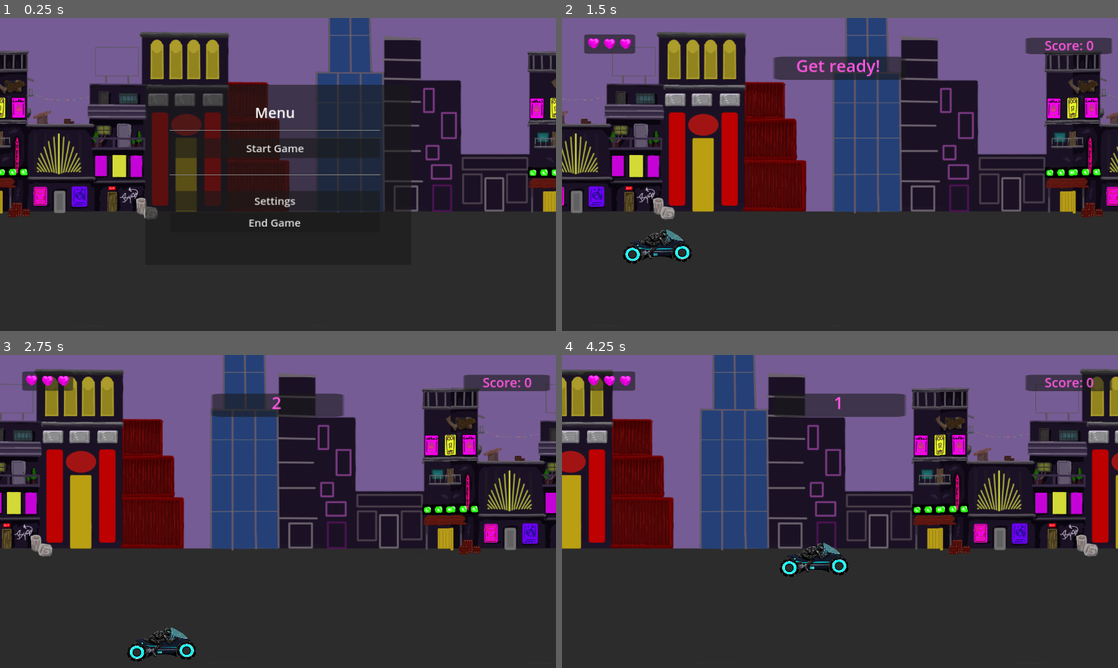
Above: before the commit, frames 1-4 (two rows, left to right).
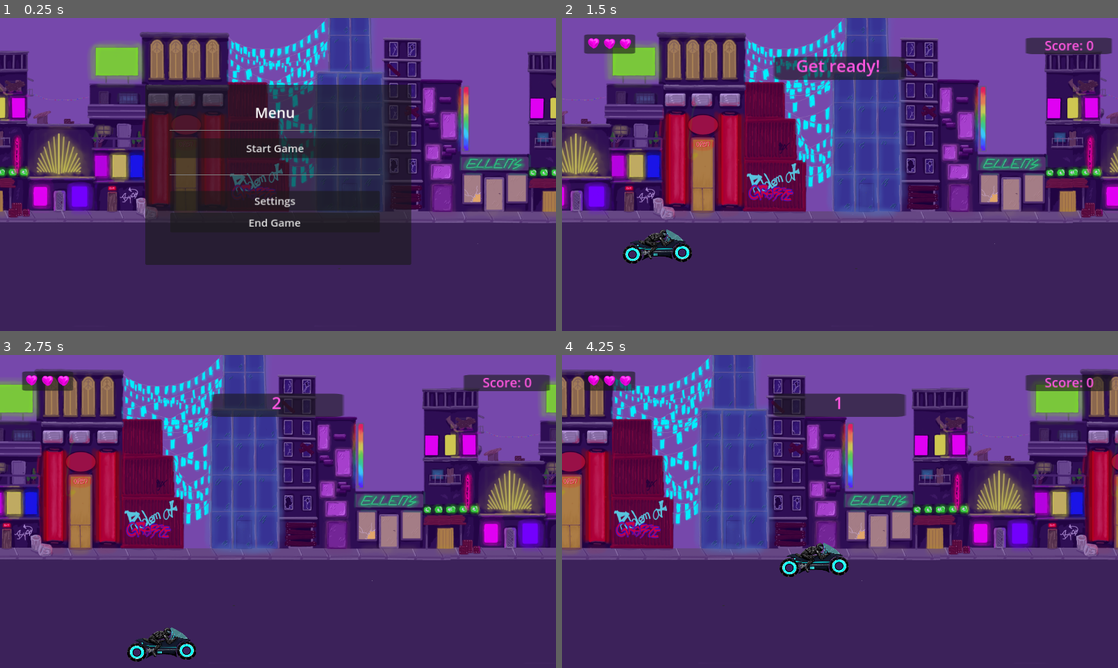
Above: after the commit, the same moments.

Repository: zino212/godot-game-creation
Game: Godot game, scene res://main.tscn
Two runs of this game, one before a commit and one after it. Both use one fixed random seed, a clock stepped at 60 frames per second and the inputs below.
Inputs:
- Up to frame 1 (0.25 s): no input
- Up to frame 2 (1.5 s): click "Start Game" at 0.5 s; hold Right (move_right) from 1.28 s (still down)
- Up to frame 3 (2.75 s): release Right (move_right) at 2.03 s; hold Down (move_down) from 2.03 s (still down)
- Up to frame 4 (4.25 s): release Down (move_down) at 2.78 s; hold Right (move_right) 2.78-3.53 s; hold Up (move_up) from 3.53 s (still down)

The runs differ from the first frame. In frame 1, 60% of the frame differs, in the area x 0-100%, y 0-100%; in frame 2, 81%; in frame 3, 80%; in frame 4, 81%.

Commit message:
Add new background

Diff:
--- a/infinite_scroll_background.tscn
+++ b/infinite_scroll_background.tscn
@@ -1,7 +1,7 @@
 [gd_scene load_steps=3 format=3 uid="uid://1i6oiybm5hxy"]
 
 [ext_resource type="Script" path="res://InfiniteScrollBackground.gd" id="1_xk676"]
-[ext_resource type="Texture2D" uid="uid://dwf0whlnoqrj0" path="res://Project_Backgroundtest2.png" id="2_7mxvi"]
+[ext_resource type="Texture2D" uid="uid://b7bhlq26sihkr" path="res://Project_BackgroundFinalv1.png" id="2_wwdu4"]
 
 [node name="InfiniteScrollBackground" type="ParallaxBackground"]
 script = ExtResource("1_xk676")
@@ -11,5 +11,5 @@
 
 [node name="Sprite2D" type="Sprite2D" parent="ParallaxLayer"]
 texture_repeat = 2
-texture = ExtResource("2_7mxvi")
+texture = ExtResource("2_wwdu4")
 centered = false
Binary file added: Project_BackgroundFinalv1.png
Not shown, added: Project_BackgroundFinalv1.png.import
